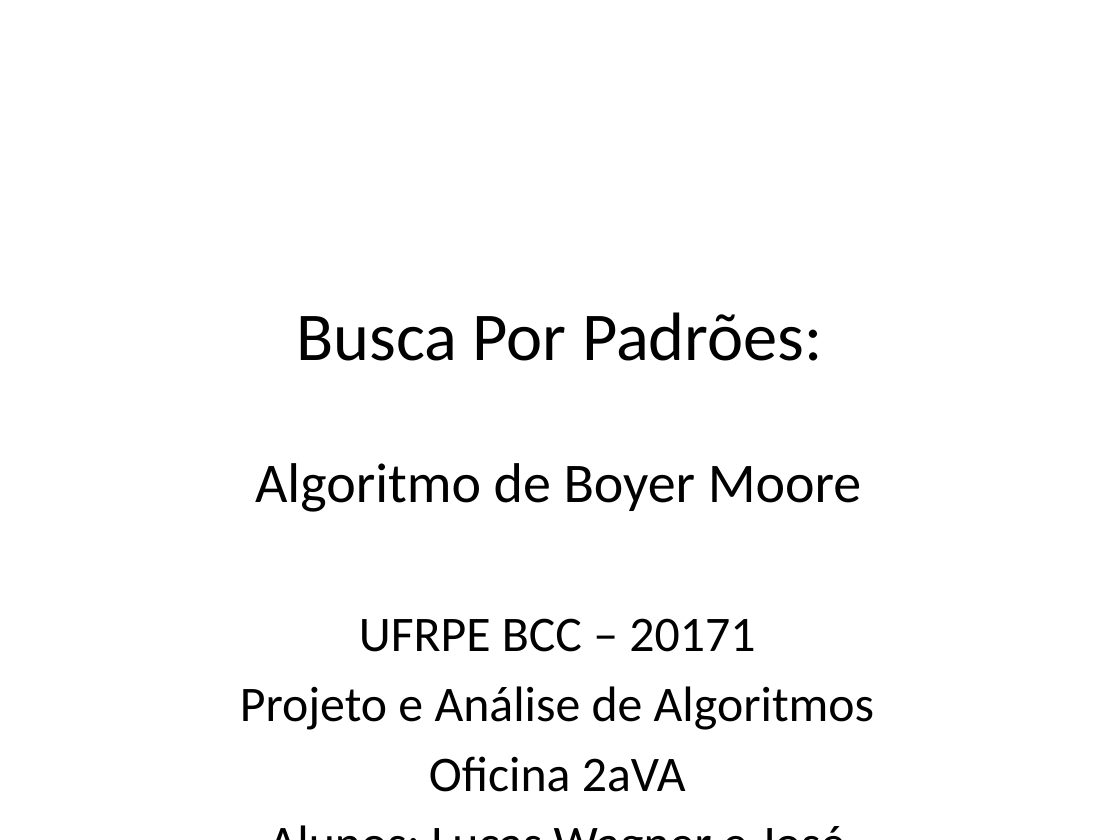
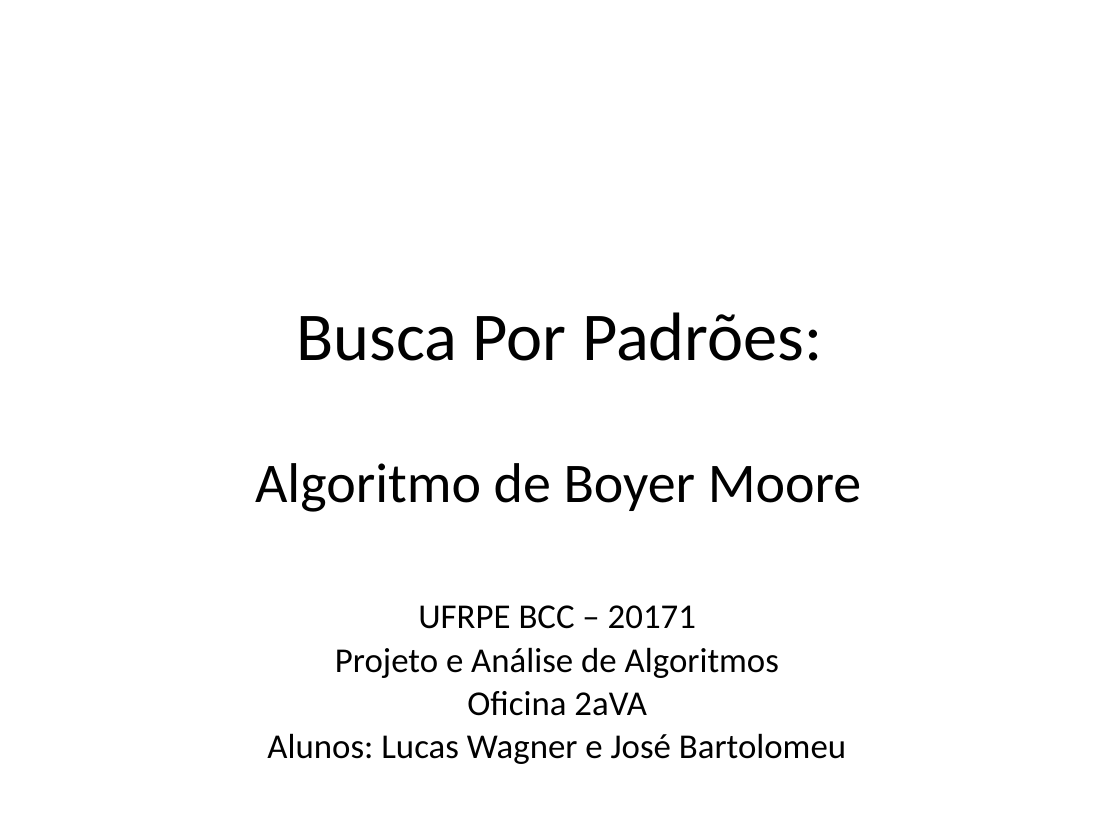
Before and after one commit to BartoAlheiros/Projeto-PAA, a slide deck: slide 1 of PAA 2a Oficina.pptx. Drawn at 1120x840 pixels with LibreOffice and Linux fonts; fonts in the diff are those of the drawing; background and template pictures are left out. Boxes give left, top, right and bottom in pixels: in the first picture for what was removed or moved away, otherwise in the second. Text is boxed around its words. In the diff, an @@ line names an element or a change of style, - is before the commit and + after.

```diff
--- a/PAA 2a Oficina.pptx
+++ b/PAA 2a Oficina.pptx
@@ text "UFRPE BCC – 20171" at bbox=[267, 605, 846, 764]: size 32 to 22.4 pt; line spacing 1 to 0.8 @@
```
Also in this commit, not shown: 11 other slides changed, 3 slides added, 1 slide removed, 4 other files.
